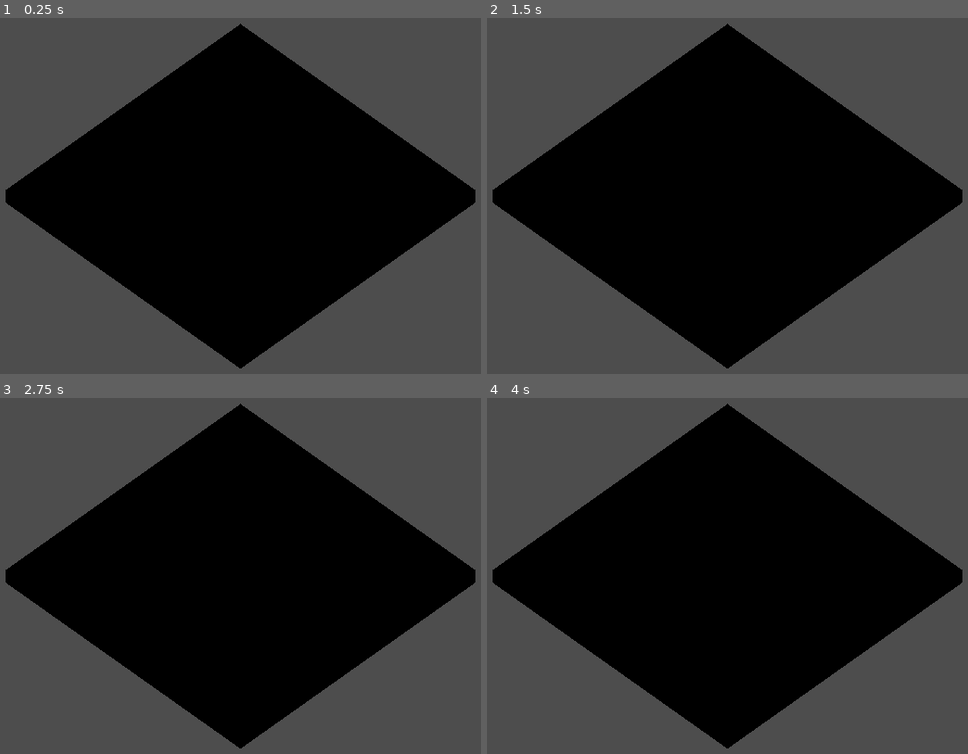
Above: before the commit, frames 1-4 (two rows, left to right).
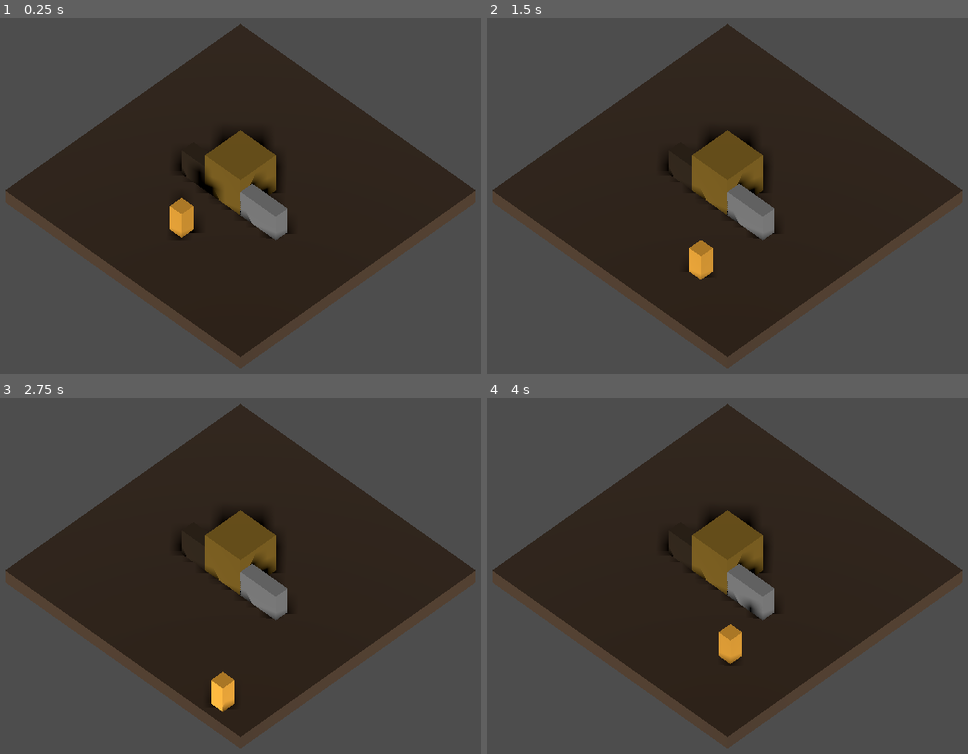
Above: after the commit, the same moments.

Repository: ugo-ironwick/amberfall
Game: Godot game, scene res://ironwick.tscn
The game is run twice, just before and just after one commit, with the same random seed, the same clock (stepped at 60 frames per second) and the same inputs. Before the commit the project has no main scene; this scene is started directly in both runs.
Inputs:
- Up to frame 1 (0.25 s): no input
- Up to frame 2 (1.5 s): tap Enter (ui_accept) at 0.5, 0.6, 0.77, 1.07, 1.35 s; hold Right (ui_right) 0.53-1.28 s; hold Down (ui_down) from 1.28 s (still down)
- Up to frame 3 (2.75 s): tap Enter (ui_accept) at 1.52, 1.82, 2.1 s; release Down (ui_down) at 2.03 s; hold Right (ui_right) from 2.03 s (still down)
- Up to frame 4 (4 s): release Right (ui_right) at 2.78 s; hold Up (ui_up) 2.78-3.53 s; tap Enter (ui_accept) at 2.85, 3.02, 3.32, 3.6, 3.77 s; hold Left (ui_left) from 3.53 s (still down)

The runs differ from the first frame. In frame 1, 49% of the frame differs, in the area x 1-99%, y 1-99%; in frame 2, 49%; in frame 3, 49%; in frame 4, 49%.

Commit message:
Ajout du joueur

Diff:
--- a/devGodot/ironwick.tscn
+++ b/devGodot/ironwick.tscn
@@ -1,11 +1,26 @@
 [gd_scene format=3 uid="uid://h0qangnspyff"]
+
+[ext_resource type="Script" uid="uid://bokagn26sreub" path="res://joueur.gd" id="1_kpnip"]
 
 [sub_resource type="StandardMaterial3D" id="StandardMaterial3D_l1gy4"]
 albedo_color = Color(0.23921569, 0.16862746, 0.101960786, 1)
 
+[sub_resource type="StandardMaterial3D" id="StandardMaterial3D_lvk76"]
+albedo_color = Color(0.54509807, 0.4117647, 0.078431375, 1)
+
+[sub_resource type="StandardMaterial3D" id="StandardMaterial3D_tr36i"]
+albedo_color = Color(0.18566933, 0.12248666, 0.0022776555, 1)
+
+[sub_resource type="StandardMaterial3D" id="StandardMaterial3D_5ttmo"]
+albedo_color = Color(0.9411765, 0.65882355, 0.1882353, 1)
+
+[sub_resource type="BoxShape3D" id="BoxShape3D_hje4k"]
+size = Vector3(1, 2, 1)
+
 [node name="Ironwick" type="Node3D" unique_id=539679746]
 
 [node name="Sol" type="CSGBox3D" parent="." unique_id=608052063]
+use_collision = true
 size = Vector3(20, 1, 20)
 material = SubResource("StandardMaterial3D_l1gy4")
 
@@ -14,3 +29,35 @@
 projection = 1
 current = true
 size = 25.0
+
+[node name="Maison-1" type="CSGBox3D" parent="." unique_id=1573587390]
+transform = Transform3D(1, 0, 0, 0, 1, 0, 0, 0, 1, 0, 2, 0)
+use_collision = true
+size = Vector3(3, 3, 3)
+material = SubResource("StandardMaterial3D_lvk76")
+
+[node name="Magasin-Marchand" type="CSGBox3D" parent="." unique_id=1891461466]
+transform = Transform3D(1, 0, 0, 0, 1, 0, 0, 0, 1, 3, 1.5, 1)
+use_collision = true
+size = Vector3(3, 2, 1)
+
+[node name="Magasin-Forge" type="CSGBox3D" parent="." unique_id=2000279129]
+transform = Transform3D(1, 0, 0, 0, 1, 0, 0, 0, 1, -2.5, 1.5, 1)
+use_collision = true
+size = Vector3(2, 2, 1)
+material = SubResource("StandardMaterial3D_tr36i")
+
+[node name="Joueur" type="CharacterBody3D" parent="." unique_id=1920080498]
+transform = Transform3D(1, 0, 0, 0, 1, 0, 0, 0, 1, 0, 2, 5)
+script = ExtResource("1_kpnip")
+
+[node name="Modele" type="CSGBox3D" parent="Joueur" unique_id=1394191449]
+size = Vector3(1, 2, 1)
+material = SubResource("StandardMaterial3D_5ttmo")
+
+[node name="Collision" type="CollisionShape3D" parent="Joueur" unique_id=74446479]
+shape = SubResource("BoxShape3D_hje4k")
+
+[node name="Light" type="DirectionalLight3D" parent="." unique_id=1461919008]
+transform = Transform3D(0.72657466, -0.2882003, 0.62372255, 0, 0.9077775, 0.4194521, -0.6870875, -0.30476326, 0.65956813, 30.242767, 33.96875, 33.551147)
+shadow_enabled = true
--- /dev/null
+++ b/devGodot/joueur.gd
@@ -0,0 +1,28 @@
+extends CharacterBody3D
+
+
+const SPEED = 5.0
+const JUMP_VELOCITY = 4.5
+
+
+func _physics_process(delta: float) -> void:
+	# Add the gravity.
+	if not is_on_floor():
+		velocity += get_gravity() * delta
+
+	# Handle jump.
+	if Input.is_action_just_pressed("ui_accept") and is_on_floor():
+		velocity.y = JUMP_VELOCITY
+
+	# Get the input direction and handle the movement/deceleration.
+	# As good practice, you should replace UI actions with custom gameplay actions.
+	var input_dir := Input.get_vector("ui_left", "ui_right", "ui_up", "ui_down")
+	var direction := (transform.basis * Vector3(input_dir.x, 0, input_dir.y)).normalized()
+	if direction:
+		velocity.x = direction.x * SPEED
+		velocity.z = direction.z * SPEED
+	else:
+		velocity.x = move_toward(velocity.x, 0, SPEED)
+		velocity.z = move_toward(velocity.z, 0, SPEED)
+
+	move_and_slide()
--- a/devGodot/project.godot
+++ b/devGodot/project.godot
@@ -11,6 +11,7 @@
 [application]
 
 config/name="Amberfall"
+run/main_scene="uid://h0qangnspyff"
 config/features=PackedStringArray("4.6", "Mobile")
 config/icon="res://icon.svg"
 
Not shown, added: devGodot/joueur.gd.uid
